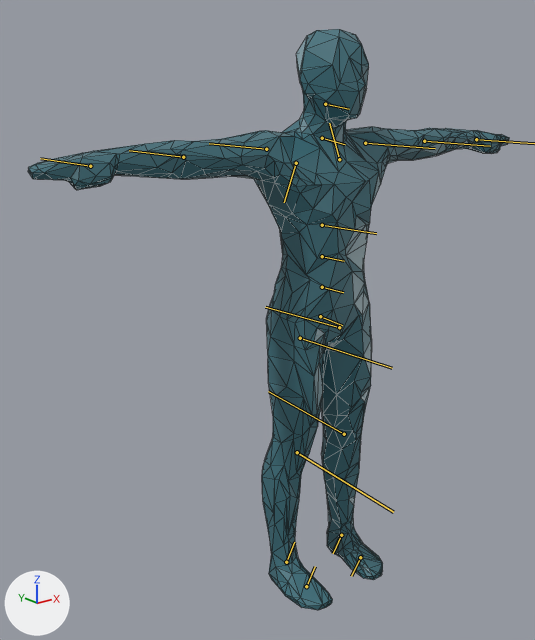
A saved change to the FBX model Assets/NeoLowMan/Neo.fbx.
Before and after are seen from a 50 mm lens placed at (-1.442, -1.522, 1.514), pointed at (-0.128, 0.12, 0.857). Every picture has the same lights, and +X, +Y and +Z are marked at lower left. Both versions are drawn at the pose saved in each file; the numbers are the values there. The bones that bend it are drawn over the model as lines. Mesh edges are drawn as thin lines.

The first picture shows 'Body'.
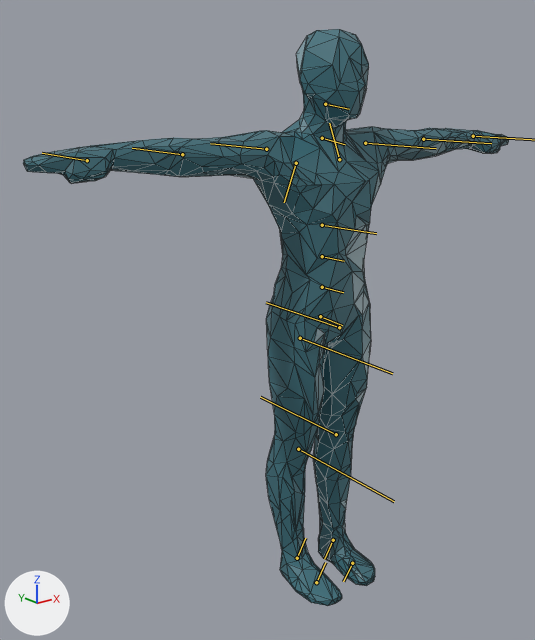
Boxes (x1, y1, x2, y2) around the edits, measured in the pictures (535 x 640 px):
'Body', posed: before (28, 29, 510, 610); after (23, 29, 510, 606)
bone 'Neo_LeftUpLeg', root to tip: before (339, 327) to (265, 307); after (339, 327) to (266, 302)
bone 'Neo_LeftLeg', root to tip: before (344, 434) to (268, 391); after (336, 434) to (260, 397)
bone 'Neo_LeftFoot', root to tip: before (341, 535) to (333, 553); after (333, 540) to (324, 559)
bone 'Neo_RightUpLeg', root to tip: before (300, 338) to (392, 368); after (300, 338) to (392, 373)
bone 'Neo_RightLeg', root to tip: before (297, 452) to (393, 512); after (298, 449) to (394, 501)
bone 'Neo_RightFoot', root to tip: before (286, 562) to (294, 542); after (297, 558) to (305, 538)
bone 'Neo_RightArm', root to tip: before (266, 149) to (209, 143); after (266, 149) to (210, 143)
bone 'Neo_RightForeArm', root to tip: before (183, 157) to (129, 150); after (182, 154) to (132, 148)

What the commit changed:
Bone 'Neo_LeftUpLeg' (bone_neo_leftupleg) turns from (0, 0, 0) to (1, 3, 2) degrees about its own x, y and z.
Bone 'Neo_LeftLeg' (bone_neo_leftleg) turns from (0, 0, 0) to (-1, 0, -5) degrees about its own x, y and z.
Bone 'Neo_LeftFoot' (bone_neo_leftfoot) turns from (0, 0, 0) to (3, -2, 3) degrees about its own x, y and z.
Bone 'Neo_RightUpLeg' (bone_neo_rightupleg) turns from (0, 0, 0) to (1, 3, 2) degrees about its own x, y and z.
Bone 'Neo_RightLeg' (bone_neo_rightleg) turns from (0, 0, 0) to (-1, 0, -5) degrees about its own x, y and z.
Bone 'Neo_RightFoot' (bone_neo_rightfoot) turns from (0, 0, 0) to (3, -2, 3) degrees about its own x, y and z.
Bone 'Neo_RightArm' (bone_neo_rightarm) turns from (0, 0, 0) to (0, 1, -1) degrees about its own x, y and z.
Bone 'Neo_RightForeArm' (bone_neo_rightforearm) turns from (0, 0, 0) to (0, 0, -2) degrees about its own x, y and z.
